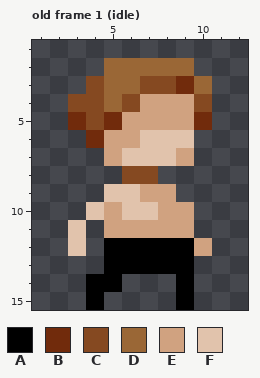
Edited in one commit: pixel-art file (AssetsRaw/player.aseprite). The picture above was drawn from the file before the commit.
16x16 pixels, 26 frames. Shown: old frame 1 (idle): x 1..12, y 1..15. The commit also changed other frames, which this record leaves out.
Palette (. is transparent): A #000000  B #712b0c  C #854921  D #9a6736  E #d0a280  F #e1c3ac
Pixels before, old frame 1 (idle), first column x 3:
 2 ..DDDDD.
 3 .CDDCCBD
 4 CCDCEEEC
 5 BCBEEEEB
 6 .BEEFFF.
 7 ..EFFFE.
 8 ...CC...
 9 ..FFEE..
10 .FEFFEE.
11 F.EEEEE.
12 F.AAAAAE
13 ..AAAAA.
14 .AA...A.
15 .A....A.
And afterwards:
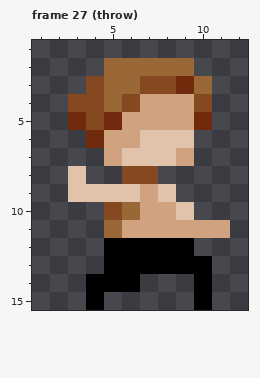
A new or re-ordered frame is compared with the old frame closest to it.
Log entry: Added throw animation.
Change:
frames 26 -> 29
Changed rows in their new state; - is an unchanged pixel.
Frame 27 (throw) is new; against old frame 1 (idle):
first column x 3:
 8 F--------
 9 FF---F---
10 -.CDE-F--
11 .-D----EE
12 .------.-
13 -------A-
14 ---A--.A-
15 ------.A-
